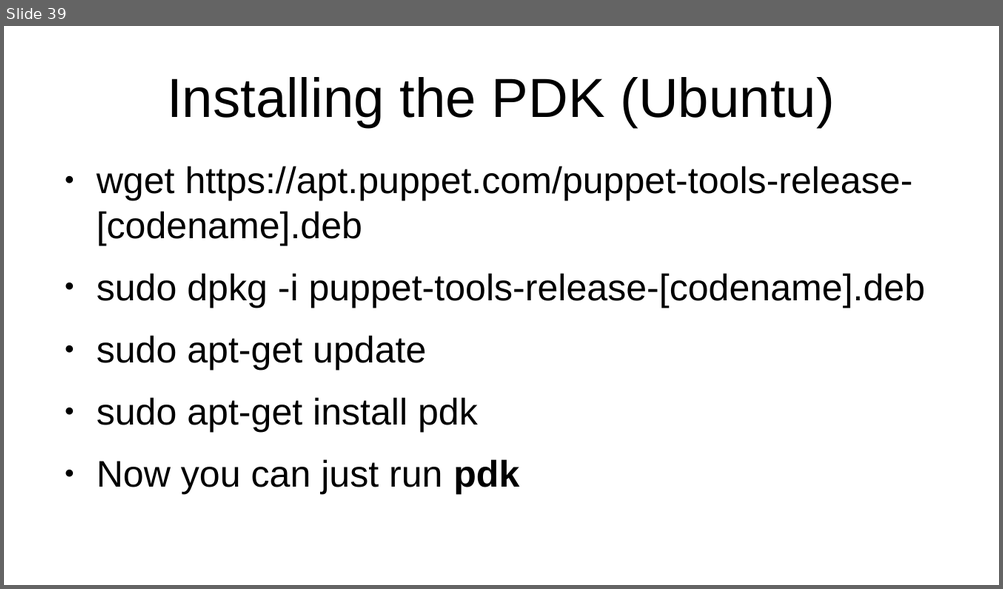
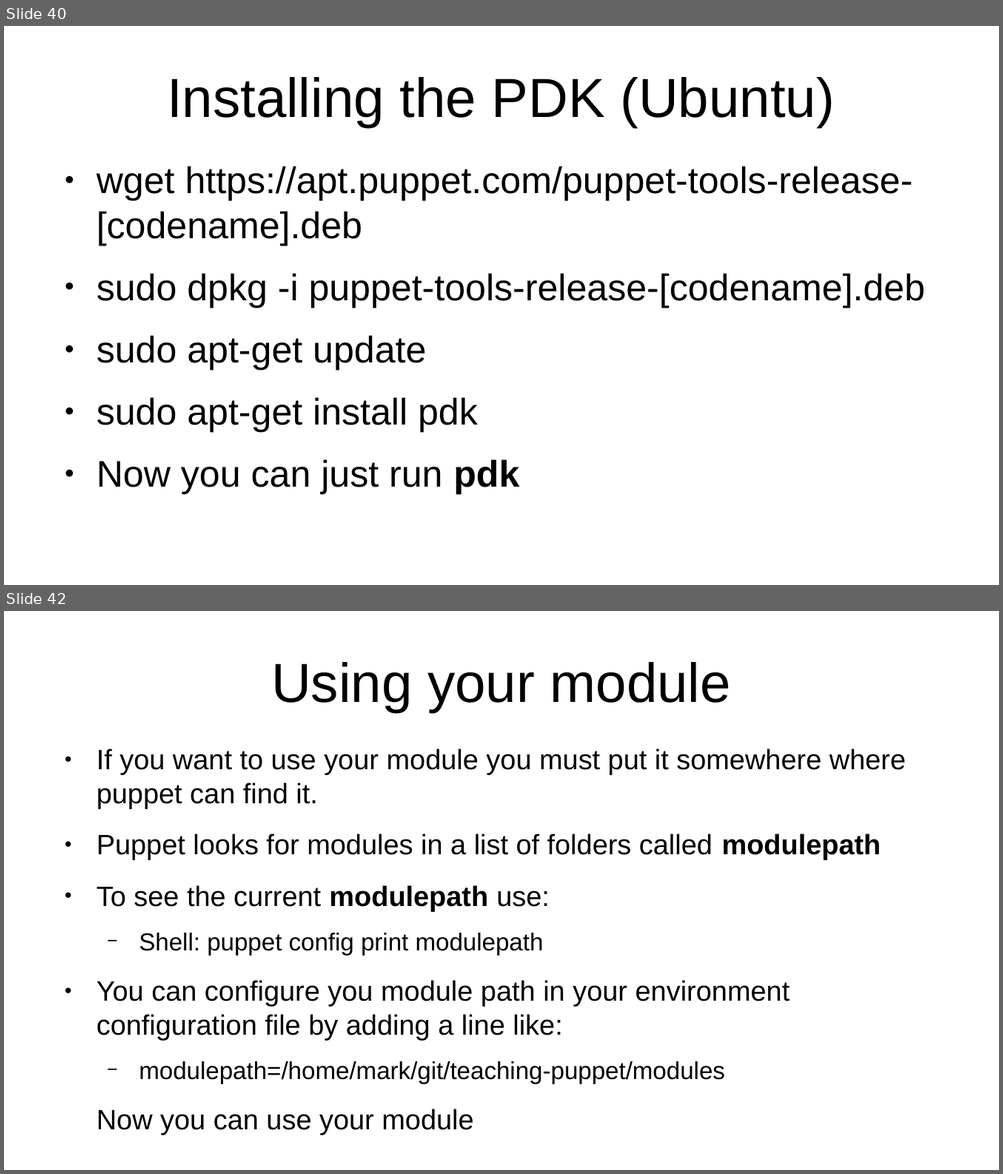
Before and after one commit to veltzer/teaching-puppet, a slide deck: slides.odp. Shown one above the other, each under a label of ours: slide 39 before the commit, slides 40 and 42 after it; the slides between them are not shown. The pictures are 1003x589 and 1003x1174 pixels, drawn with LibreOffice and Linux fonts; fonts in the diff are those of the drawing. Boxes give left, top, right and bottom in pixels: in the first picture for what was removed or moved away, otherwise in the second. Text is boxed around its words. In the diff, an @@ line names an element or a change of style, - is before the commit and + after.

```diff
--- a/slides.odp
+++ b/slides.odp
@@ slide 42 added at (x1=4, y1=611, x2=999, y2=1170), background #FFFFFF @@
@@ title added at (x1=271, y1=662, x2=731, y2=712), 44 pt, text #000000 @@
+Using your module
@@ text added at (x1=96, y1=749, x2=905, y2=1135), 22.4 pt, text #000000 @@
+● If you want to use your module you must put it somewhere where puppet can find it.
+● Puppet looks for modules in a list of folders called modulepath
+● To see the current modulepath use:
+  − Shell: puppet config print modulepath
+● You can configure you module path in your environment configuration file by adding a line like:
+  − modulepath=/home/mark/git/teaching-puppet/modules
+Now you can use your module
@@ what was slide 39 is now slide 40 @@
```
Also in this commit, not shown: 1 slide changed, 4 other slides added, 20 other files.
